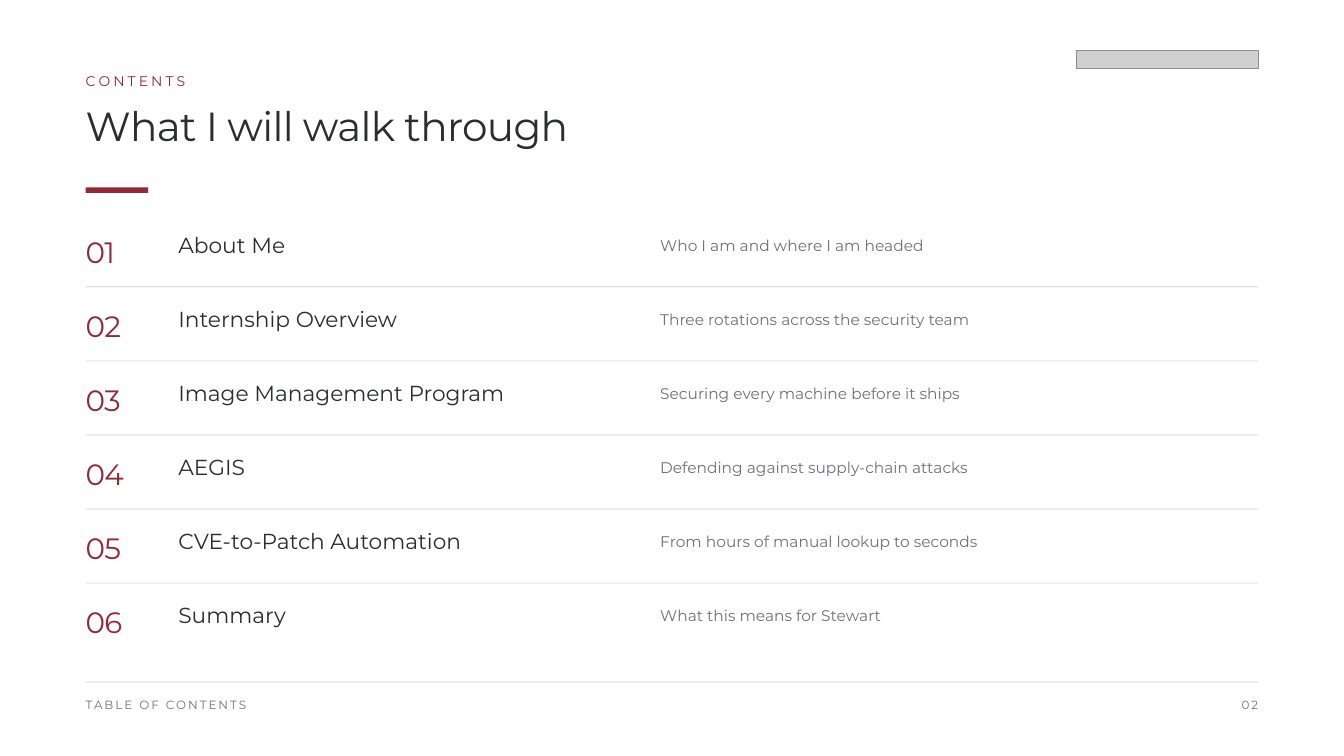
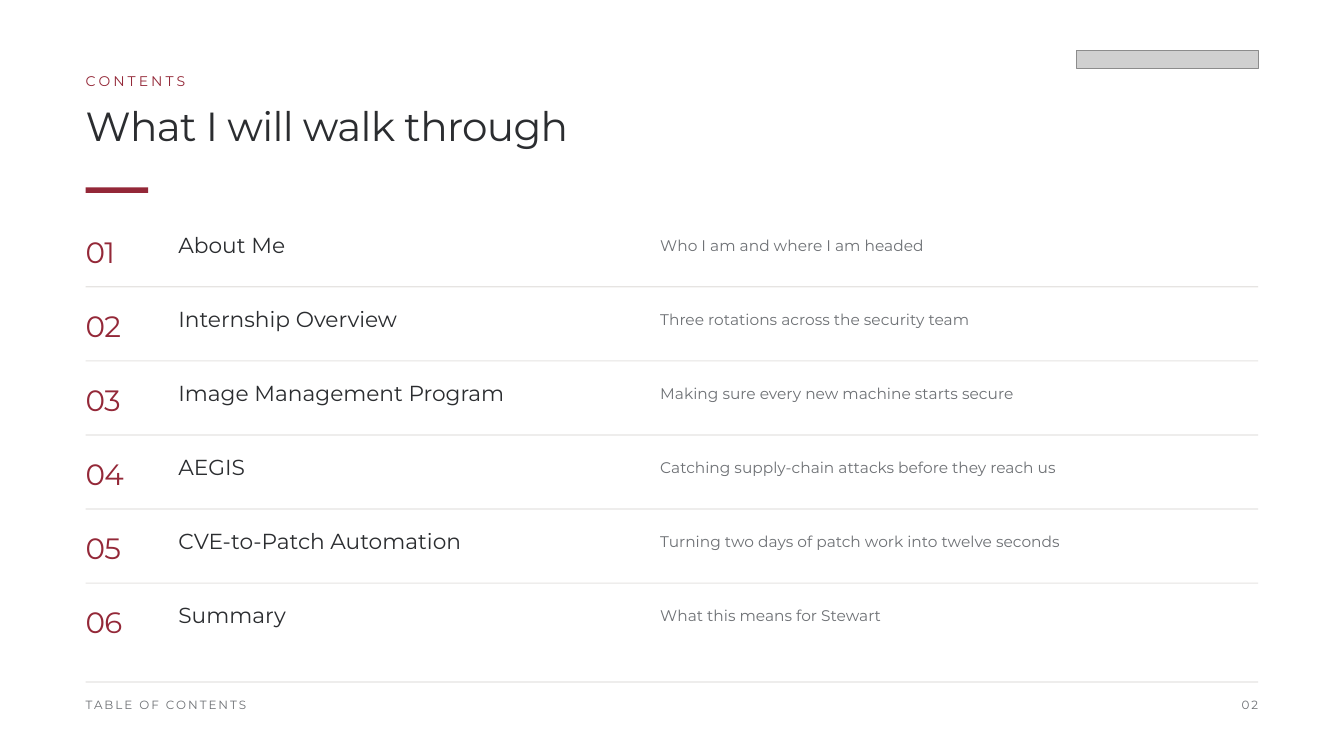
Before and after one commit to Jairmald/ai, a slide deck: slide 2 of out/Internship_Exit_Presentation_Stewart.pptx. Drawn at 1344x756 pixels with LibreOffice and Linux fonts; fonts in the diff are those of the drawing; grey boxes stand for pictures. Boxes give left, top, right and bottom in pixels: in the first picture for what was removed or moved away, otherwise in the second. Text is boxed around its words. In the diff, an @@ line names an element or a change of style, - is before the commit and + after.

```diff
--- a/out/Internship_Exit_Presentation_Stewart.pptx
+++ b/out/Internship_Exit_Presentation_Stewart.pptx
@@ text at box(660, 387, 1013, 402): text changed @@
-Securing every machine before it ships
+Making sure every new machine starts secure
@@ text at box(660, 461, 1056, 476): text changed @@
-Defending against supply-chain attacks
+Catching supply-chain attacks before they reach us
@@ text at box(660, 535, 1060, 550): text changed @@
-From hours of manual lookup to seconds
+Turning two days of patch work into twelve seconds
```
Also in this commit, not shown: 20 other slides changed, 1 slide added, 9 other files.
